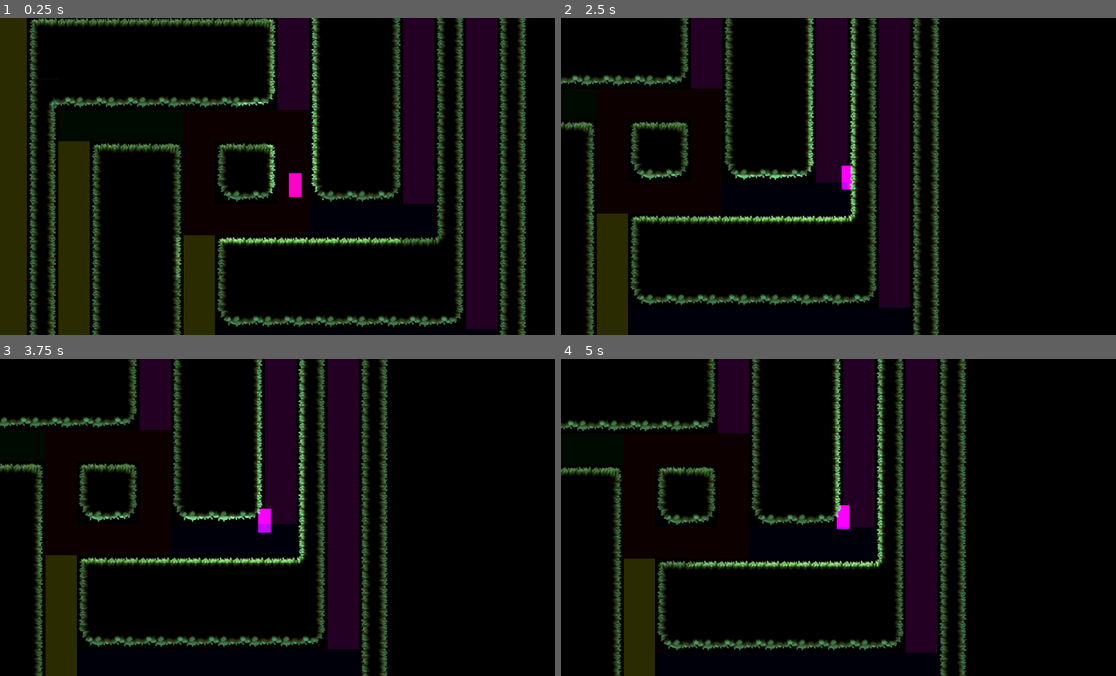
Above: before the commit, frames 1-4 (two rows, left to right).
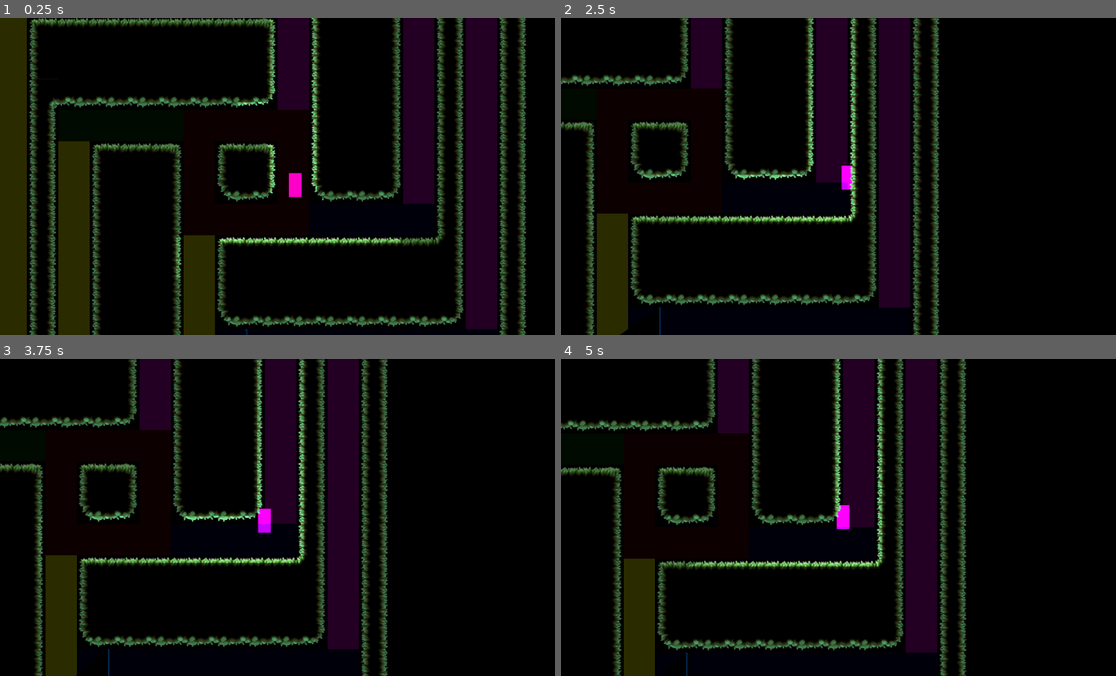
Above: after the commit, the same moments.

Repository: kit-solent/refrigerate
Game: Godot game, scene res://core/ingame.tscn
Two runs of this game, one before a commit and one after it. Both use one fixed random seed, a clock stepped at 60 frames per second and the inputs below.
Inputs:
- Up to frame 1 (0.25 s): no input
- Up to frame 2 (2.5 s): hold Right (player right) 0.53-1.28 s; tap Up (player jump) at 0.77, 1.52 s; hold Left (player left) 1.28-2.03 s; hold Right (player right) from 2.03 s (still down)
- Up to frame 3 (3.75 s): tap Up (player jump) at 3.02 s; release Right (player right) at 3.53 s; hold Left (player left) from 3.53 s (still down)
- Up to frame 4 (5 s): keep holding Left (player left); tap Up (player jump) at 3.77, 4.52 s

The runs differ from the first frame. In frame 1, less than 0.1% of the frame differs, in the area x 44-45%, y 98-100%; in frame 2, less than 0.1%, in the area x 10-18%, y 91-100%; in frame 3, less than 0.1%; in frame 4, less than 0.1%.

Commit message:
SaveBot commit at 2024-11-16 14:50:26

Diff:
--- a/core/ingame.tscn
+++ b/core/ingame.tscn
@@ -125,6 +125,7 @@
 [node name="level1" parent="h_box_container/panel/view/view/world" instance=ExtResource("5_shstq")]
 
 [node name="color_rect" type="ColorRect" parent="h_box_container/panel"]
+visible = false
 material = SubResource("ShaderMaterial_hdian")
 layout_mode = 2
 color = Color(1, 1, 1, 0)
--- a/core/resources/shaders/screen_shake.gdshader
+++ b/core/resources/shaders/screen_shake.gdshader
@@ -1,9 +1,9 @@
 shader_type spatial;
 
-uniform sampler2D screen_texture:hint_screen_texture, repeat_disable, filter_nearest;
+//uniform sampler2D screen_texture:hint_screen_texture, repeat_disable, filter_nearest;
 
 void vertex() {
-	COLOR = texture(screen_texture)
+	// COLOR = texture(screen_texture) TODO
 }
 
 void fragment() {
--- a/levels/level1.tscn
+++ b/levels/level1.tscn
@@ -1,6 +1,14 @@
-[gd_scene load_steps=2 format=4 uid="uid://s8hhu4jxydb"]
+[gd_scene load_steps=3 format=4 uid="uid://s8hhu4jxydb"]
 
 [ext_resource type="PackedScene" uid="uid://c6awmk0g3vary" path="res://core/map.tscn" id="1_japuw"]
+[ext_resource type="PackedScene" uid="uid://ctwsyo8iq6tg8" path="res://portals/portal.tscn" id="2_iwwvk"]
 
 [node name="level1" instance=ExtResource("1_japuw")]
 tile_map_data = PackedByteArray("AAACAPr/AAAAAAEAAAADAPr/AAABAAEAAAAEAPv/AAACAAEAAAAGAPv/AAADAAEAAAAGAPz/AAADAAEAAAAGAA …(8640 unchanged characters)…
+
+[node name="portal" parent="." index="0" node_paths=PackedStringArray("pair") instance=ExtResource("2_iwwvk")]
+position = Vector2(0, 352)
+pair = NodePath("../portal2")
+
+[node name="portal2" parent="." index="1" instance=ExtResource("2_iwwvk")]
+position = Vector2(-160, -1568)
